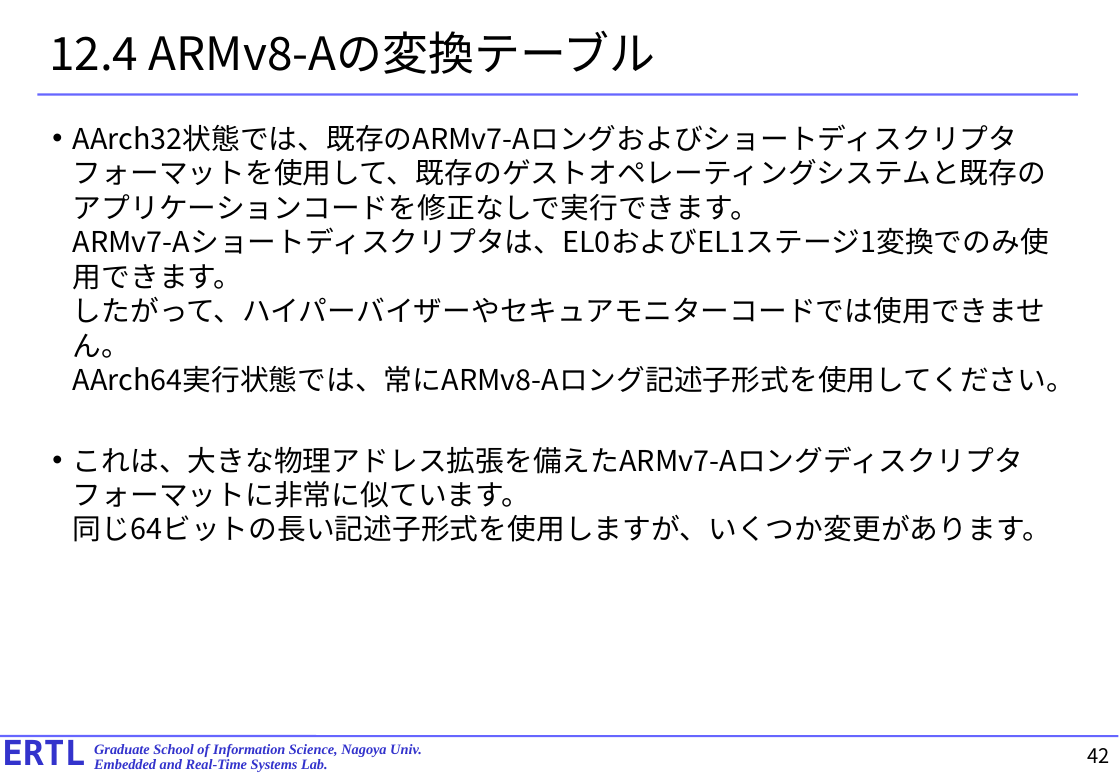
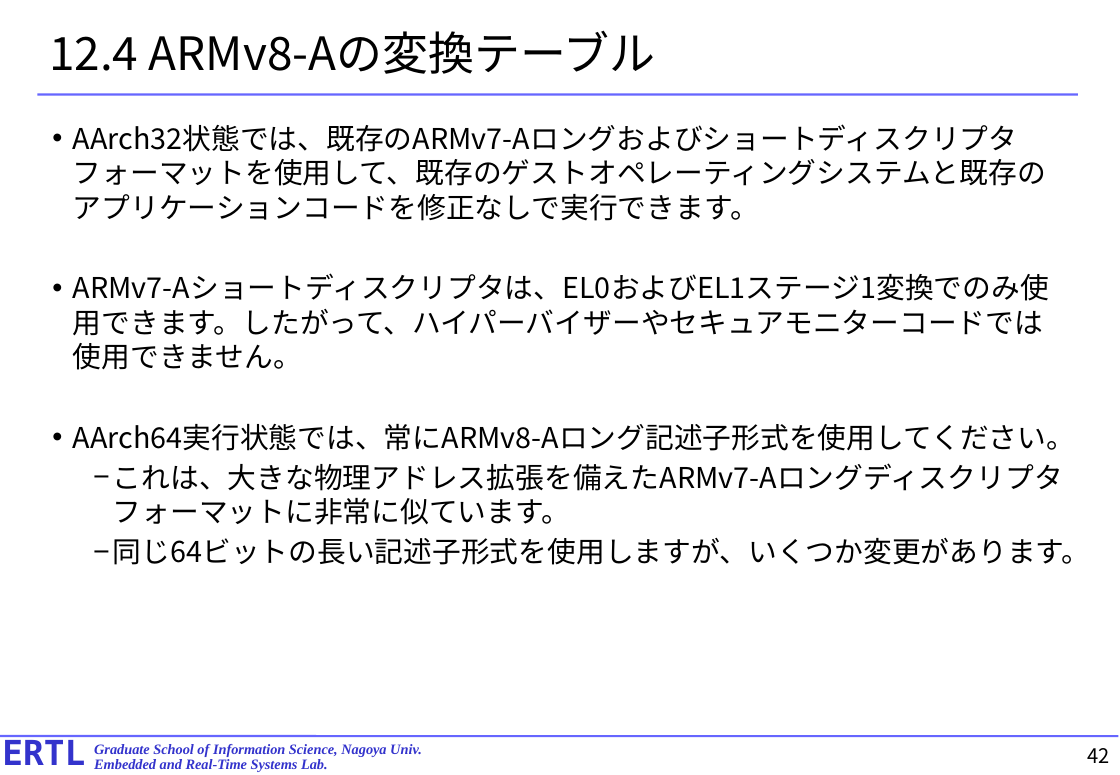
Before and after one commit to exshonda/arm64_basic, a slide deck: slide 42 of text/10.chapter12.pptx. Drawn at 1120x775 pixels with LibreOffice and Linux fonts; fonts in the diff are those of the drawing. Boxes give left, top, right and bottom in pixels: in the first picture for what was removed or moved away, otherwise in the second. Text is boxed around its words. In the diff, an @@ line names an element or a change of style, - is before the commit and + after.

```diff
--- a/text/10.chapter12.pptx
+++ b/text/10.chapter12.pptx
@@ text at [73, 124, 1091, 565]: text changed @@
-• AArch32状態では、既存のARMv7-Aロングおよびショートディスクリプタフォーマットを使用して、既存のゲストオペレーティングシステムと既存のアプリケーションコードを修正なしで実行できます。
-  ARMv7-Aショートディスクリプタは、EL0およびEL1ステージ1変換でのみ使用できます。
-  したがって、ハイパーバイザーやセキュアモニターコードでは使用できません。
-  AArch64実行状態では、常にARMv8-Aロング記述子形式を使用してください。
-• これは、大きな物理アドレス拡張を備えたARMv7-Aロングディスクリプタフォーマットに非常に似ています。
-  同じ64ビットの長い記述子形式を使用しますが、いくつか変更があります。
+• AArch32状態では、既存のARMv7-Aロングおよびショートディスクリプタフォーマットを使用して、既存のゲストオペレーティングシステムと既存のアプリケーションコードを修正なしで実行できます。
+• ARMv7-Aショートディスクリプタは、EL0およびEL1ステージ1変換でのみ使用できます。したがって、ハイパーバイザーやセキュアモニターコードでは使用できません。
+• AArch64実行状態では、常にARMv8-Aロング記述子形式を使用してください。
+  − これは、大きな物理アドレス拡張を備えたARMv7-Aロングディスクリプタフォーマットに非常に似ています。
+  − 同じ64ビットの長い記述子形式を使用しますが、いくつか変更があります。
```
Also in this commit, not shown: 31 other slides changed, 3 slides removed.
